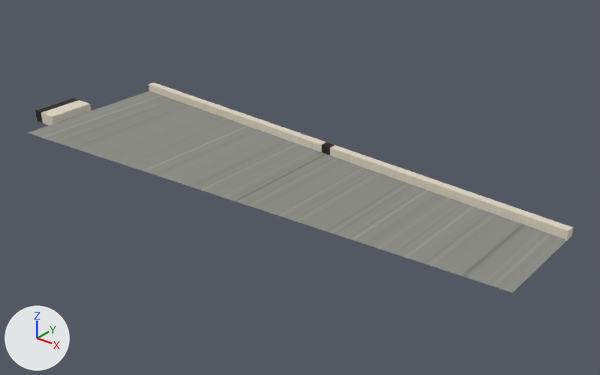
The glTF model Assets/LOC_House/Models/NoiThat/DenQuat/mesh/QuatTran_Canh.glb: old version first, new version second.
One viewpoint serves both versions: a 50 mm camera at (0.742, -0.529, 0.321) aimed at (0.305, 0.017, -0.017). Arrows for +X, +Y and +Z are at lower left; the lights stay in place. The first picture is the older version. Vertices at exactly the same position are counted once.

Before the edit, the objects in view are built like this:
```python
me_geometry_0 = bpy.data.meshes.new('geometry_0')
me_geometry_0.from_pydata(...)  # 20 vertices, 26 faces; spans x -0.005..0.55, y -0.085..0.089, z -0.006..0.008
me_geometry_0.materials.append(mat_material_0)  # picture img_image_0
ob_geometry_0 = bpy.data.objects.new('geometry_0', me_geometry_0)
ob_geometry_0.location = (0.0, 0.0, 0.0)
```
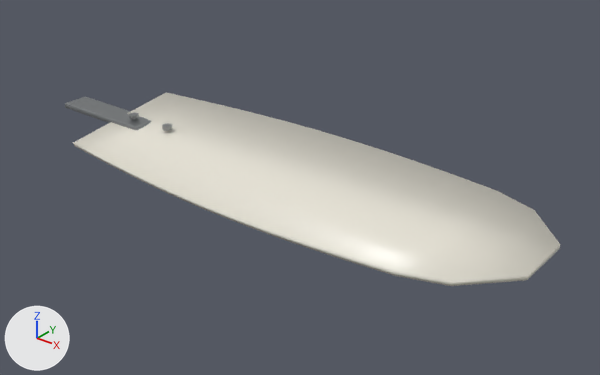
The edits, one by one:
Material 'son__canh_quat_kem' (mat_son__canh_quat_kem) is new.
Its base color is (0.799, 0.768, 0.672) (white #e7e3d6).
Its roughness is 0.35.
Material 'kl__ty_quat' (mat_kl__ty_quat) is new.
Its base color is (0.342, 0.361, 0.371) (grey #9ea2a4).
Its metallic is 0.9.
Its roughness is 0.35.
me_geometry_0 is used by ob_geometry_0; location (0.0, 0.0, 0.0).
me_geometry_0 had 20 vertices, 26 faces and spanned x -0.005..0.55, y -0.085..0.089, z -0.006..0.008.
me_geometry_0 no longer uses material mat_material_0 (picture img_image_0).
me_geometry_0 now has 140 vertices, 264 faces and spans x -0.005..0.55, y -0.085..0.089, z -0.01..0.012.
me_geometry_0 part 1: a new loose piece, an 8-sided cylinder along z spanning x 0.09..0.1, y -0.003..0.007, z 0.006..0.01, in mat_kl__ty_quat (grey #9ea2a4).
me_geometry_0 part 2: a new loose piece, an 8-sided cylinder along z spanning x 0.14..0.15, y -0.003..0.007, z 0.006..0.01, in mat_kl__ty_quat (grey #9ea2a4).
me_geometry_0 part 3: the loose piece of 4 vertices spanning x 0.03..0.55, y -0.085..0.085, z 0.0 is rebuilt with 52 vertices and now spans x 0.075..0.55, y -0.085..0.089, z -0.01..0.012, in mat_son__canh_quat_kem (white #e7e3d6).
me_geometry_0 part 4: a new loose piece of 56 vertices spanning x -0.005..0.115, y -0.013..0.017, z -0.002..0.004, in mat_kl__ty_quat (grey #9ea2a4).
Part 5, on me_geometry_0:
8 vertices are removed from x 0.03..0.55, y 0.046..0.089, z 0.0..0.008.
12 faces are deleted.
Part 6, on me_geometry_0:
8 vertices are removed from x -0.005..0.025, y -0.05..0.0, z -0.006..0.006.
12 faces are deleted.
me_geometry_0 gains material mat_son__canh_quat_kem (white #e7e3d6).
me_geometry_0 gains material mat_kl__ty_quat (grey #9ea2a4).

Boxes (x1, y1, x2, y2) around the edits, measured in the pictures (600 x 375 px):
'geometry_0', reshaped, recoloured (9% narrower, 8% shorter)
    before: (28, 83, 573, 293)
    after: (65, 92, 560, 286)
part 1 of me_geometry_0, added
    after: (129, 113, 139, 119)
part 2 of me_geometry_0, added
    after: (162, 123, 172, 131)
part 3 of me_geometry_0, rebuilt (10% narrower)
    before: (28, 91, 567, 293)
    after: (73, 92, 560, 286)
part 4 of me_geometry_0, added
    after: (65, 97, 152, 130)
part 5 of me_geometry_0, deleted
    before: (149, 83, 573, 240)
part 6 of me_geometry_0, deleted
    before: (35, 98, 91, 125)
